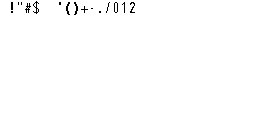
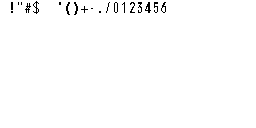
Two versions of the same layered image (256px x 128px). Layer-by-layer changes:
painted on "Fondo" over <box>138,2,166,13</box>
